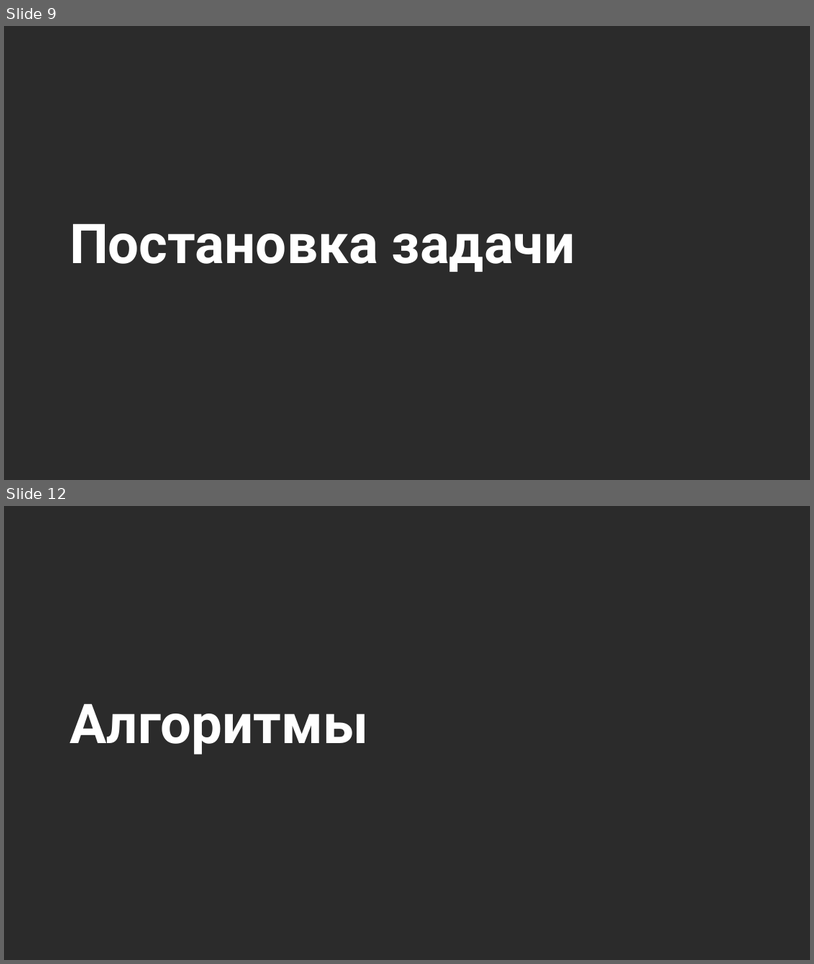
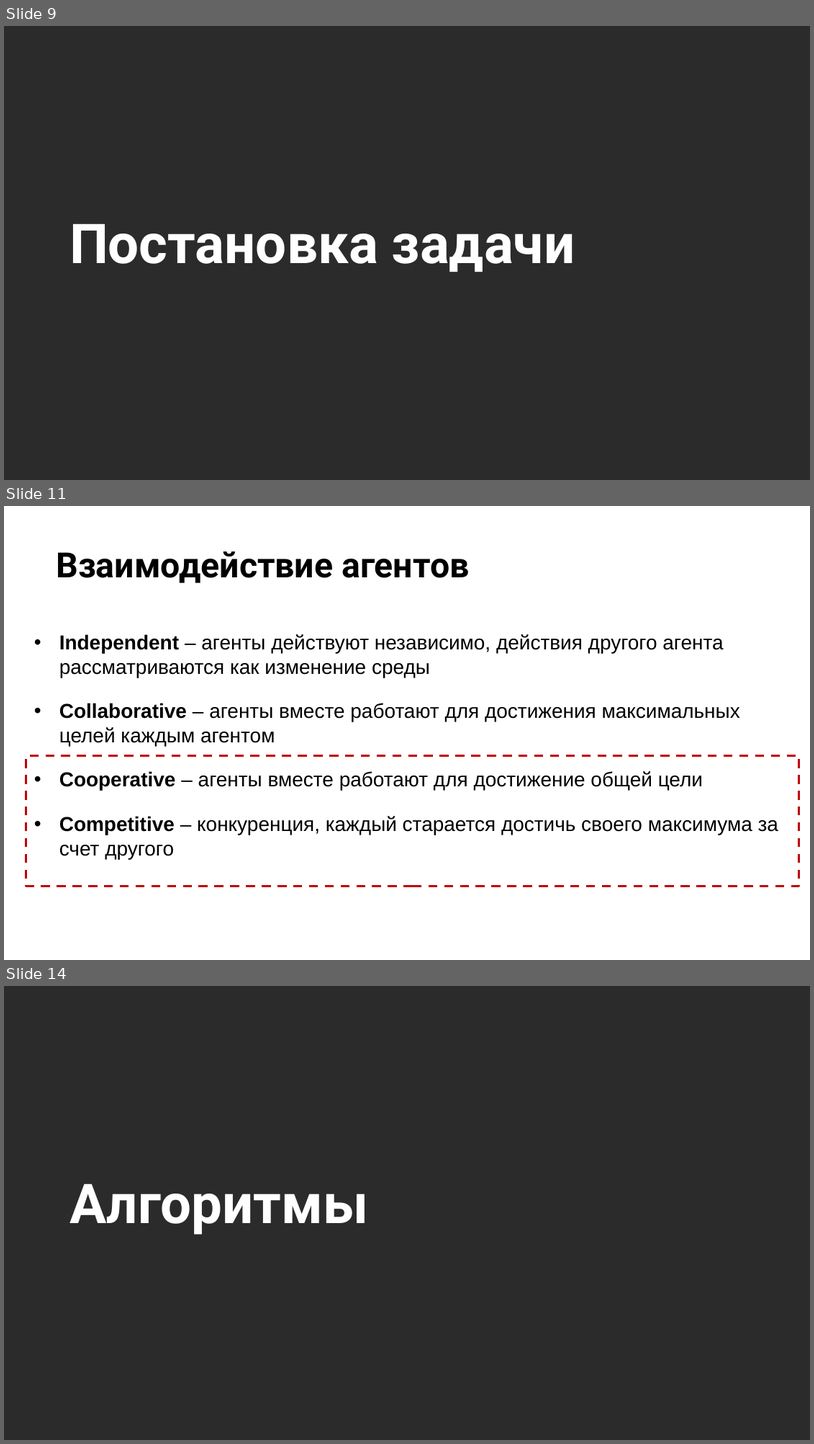
Before and after one commit to stureiko/Otus_lectures, a slide deck: RL/03 - Продвинутые темы Reinforcement Learning/03 - 02 Multiagent learning (MARL - DDPG)/MARL DDPG.pptx. Shown one above the other, each under a label of ours: slides 9 and 12 before the commit, slides 9, 11 and 14 after it; the slides between them are not shown. The pictures are 814x964 and 814x1444 pixels, drawn with LibreOffice and Linux fonts; fonts in the diff are those of the drawing; background and template pictures are left out; a plain dark background stands for a picture behind light text. Boxes give left, top, right and bottom in pixels: in the first picture for what was removed or moved away, otherwise in the second. Text is boxed around its words. In the diff, an @@ line names an element or a change of style, - is before the commit and + after.

```diff
--- a/RL/03 - Продвинутые темы Reinforcement Learning/03 - 02 Multiagent learning (MARL - DDPG)/MARL DDPG.pptx
+++ b/RL/03 - Продвинутые темы Reinforcement Learning/03 - 02 Multiagent learning (MARL - DDPG)/MARL DDPG.pptx
@@ slide 11 added at [4,506,810,960], background picture (left out) @@
@@ title added at [56,551,469,583], 31 pt, text #000000, bold @@
+Взаимодействие агентов
@@ text added at [59,634,779,859], 18 pt, text #000000 @@
+• Independent – агенты действуют независимо, действия другого агента рассматриваются как изменение среды
+• Collaborative – агенты вместе работают для достижения максимальных целей каждым агентом
+• Cooperative – агенты вместе работают для достижение общей цели
+• Сompetitive – конкуренция, каждый старается достичь своего максимума за счет другого
@@ rectangle added at [26,756,800,887], outline #C00000 2 pt dashed @@
@@ what was slide 12 is now slide 14 @@
```
Also in this commit, not shown: 11 slides changed, 4 other slides added, 3 slides removed, 1 other file.
